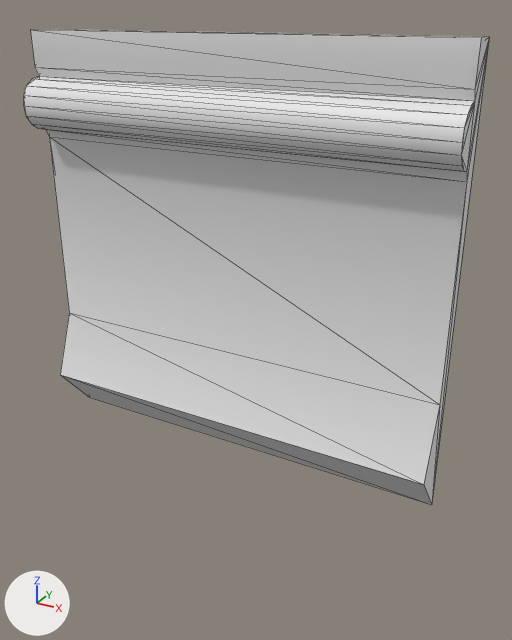
One commit to the glTF model wings/glass/models/cloister_kerb.glb: the scene before it, then after it.
Rendered twice from a camera (50 mm lens) standing at (0.78, -1.332, 0.044) and looking at (0.043, 0.007, -0.626). The lights are fixed; the arrows at lower left show +X, +Y and +Z. The first picture is the older version. Mesh edges are drawn as thin lines. Vertices at exactly the same position are counted once.

The first picture shows 'cloister_kerb'.
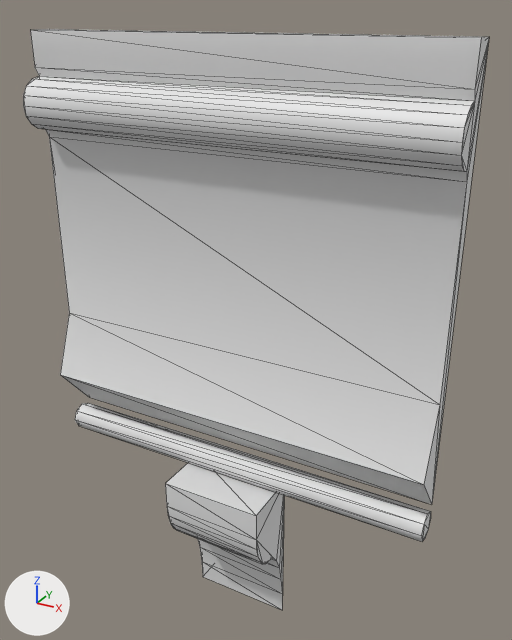
Location of each change, (x1, y1, x2, y2) in pixels of the pictures (512 x 640 px):
```json
{"object": "cloister_kerb", "change": "reshaped", "before": [23, 29, 489, 504], "after": [23, 29, 489, 610], "on screen": "22% taller"}
{"part": 1, "of": "me_cloister_kerb", "change": "added", "after": [75, 403, 431, 542]}
{"part": 2, "of": "me_cloister_kerb", "change": "added", "after": [165, 463, 284, 610]}
```

The change, as JSON lines over the scene's bpy script:
```json
{"op": "add", "block": "mat_brass", "code": ["mat_brass = principled_material('brass')", "mat_brass.base_color = (0.8, 0.8, 0.8)  # white #e7e7e7"]}
{"block": "me_cloister_kerb", "where": "# used by ob_cloister_kerb; location = (0.0, 0.0, 0.0)"}
{"op": "remove", "block": "me_cloister_kerb", "code": "me_cloister_kerb.from_pydata(...)  # 32 vertices, 60 faces; spans x -0.5..0.5, y -0.111..-0.001, z -0.98..0.0"}
{"op": "add", "block": "me_cloister_kerb", "code": "me_cloister_kerb.from_pydata(...)  # 78 vertices, 144 faces; spans x -0.5..0.5, y -0.151..0.004, z -1.48..0.0"}
{"block": "me_cloister_kerb", "change": "me_cloister_kerb part 1: a new loose piece, an 8-sided cylinder along x spanning x -0.5..0.5, y -0.066..0.004, z -1.055..-0.985, in mat_brass (white #e7e7e7)"}
{"block": "me_cloister_kerb", "change": "me_cloister_kerb part 2: a new loose piece of 30 vertices spanning x -0.13..0.13, y -0.151..-0.001, z -1.48..-1.05, in mat_lead (white #e7e7e7)"}
{"op": "add", "block": "me_cloister_kerb", "code": "me_cloister_kerb.materials.append(mat_brass)  # white #e7e7e7"}
```
